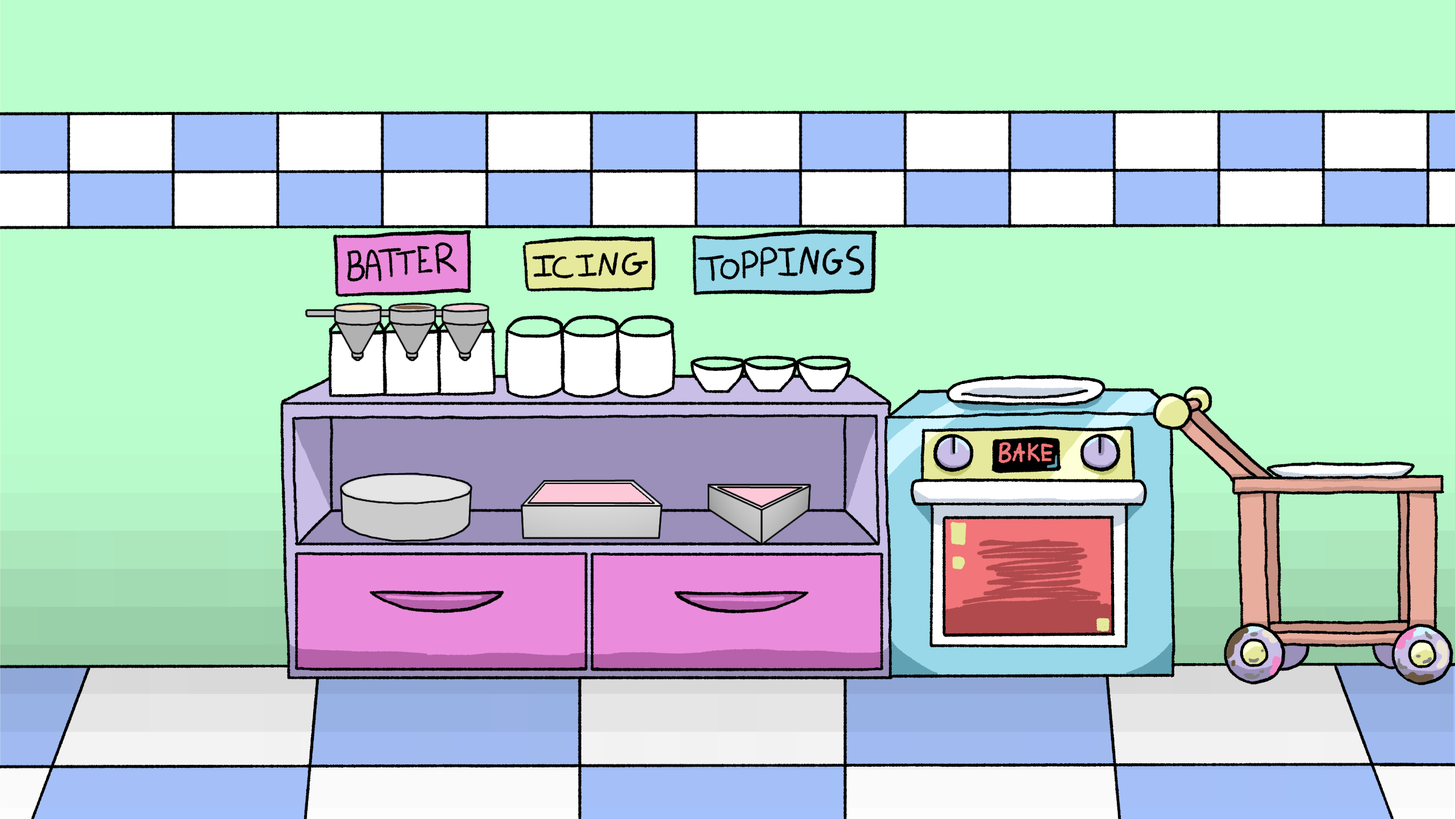
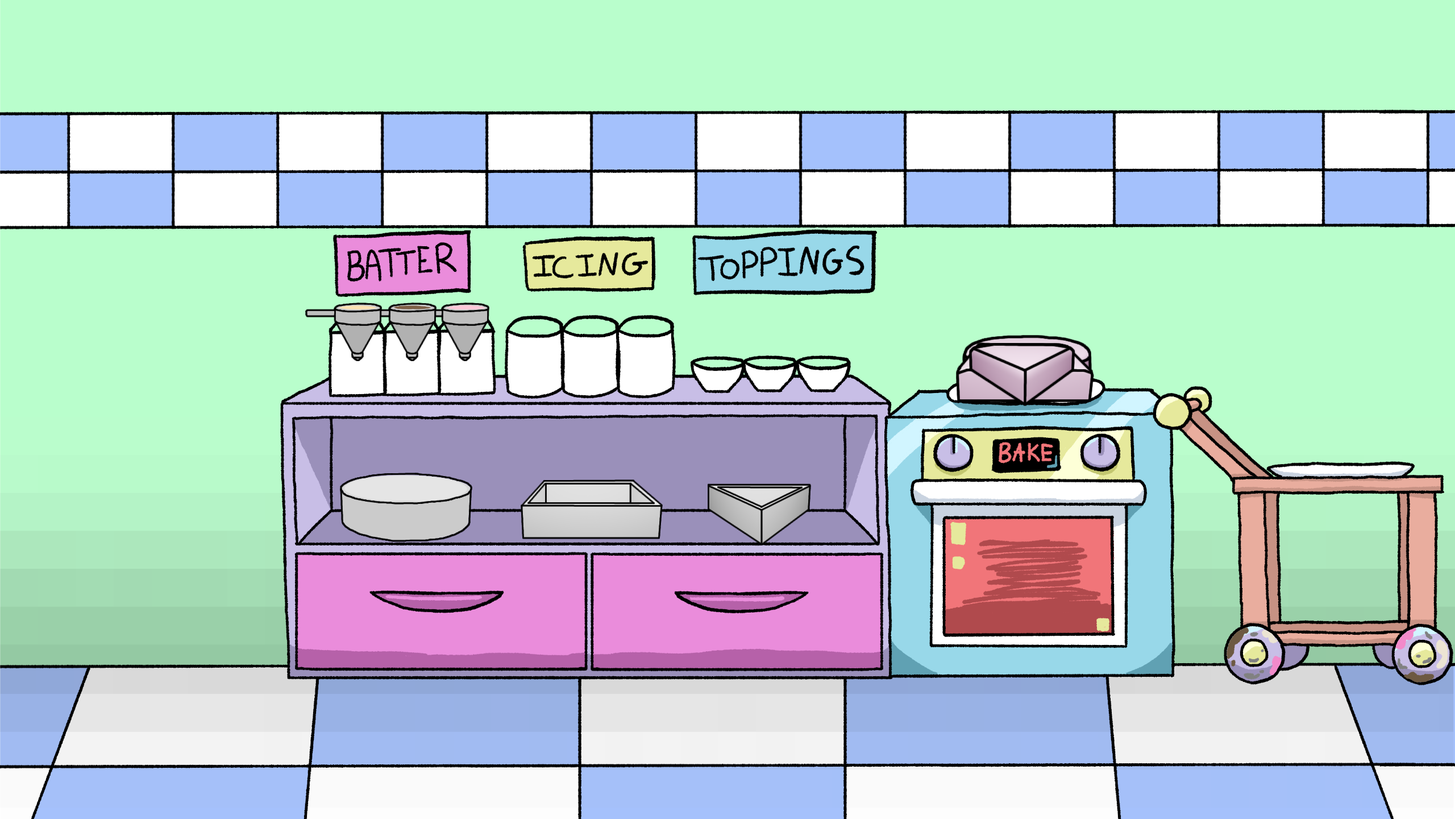
Comparing the layer stacks of the two 1455×819 images. Changes:
added group "Cakes" with 12 layers in group "Oven" over 956, 334, 1095, 406
added layer "triCakeOutline" in group "Cakes" over 969, 342, 1076, 406
added layer "tricake3.png" in group "Cakes" over 970, 344, 1074, 404
added layer "tricake2.png" in group "Cakes" over 970, 344, 1074, 404
added layer "tricake1.png" in group "Cakes" over 970, 344, 1074, 404
added layer "squareCakeOutline" in group "Cakes" over 956, 342, 1095, 402
added layer "squareCake3.png" in group "Cakes" over 957, 343, 1093, 401
added layer "squareCake2.png" in group "Cakes" over 957, 343, 1093, 401
added layer "squareCake1.png" in group "Cakes" over 957, 343, 1093, 401
added layer "circleCakeOutline" in group "Cakes" over 962, 334, 1093, 404
added layer "circleCake3.png" in group "Cakes" over 963, 336, 1091, 403
added layer "circleCake2.png" in group "Cakes" over 963, 336, 1091, 403
added layer "circleCake1.png" in group "Cakes" over 963, 336, 1091, 403
hid "strawberry" over 721, 487, 799, 506
hid "chocolate" over 721, 487, 799, 506
hid "vanilla" over 721, 487, 799, 506
hid "strawberry #1" over 530, 483, 653, 503
hid "chocolate #1" over 530, 483, 653, 503
hid "vanilla #1" over 530, 483, 653, 503
